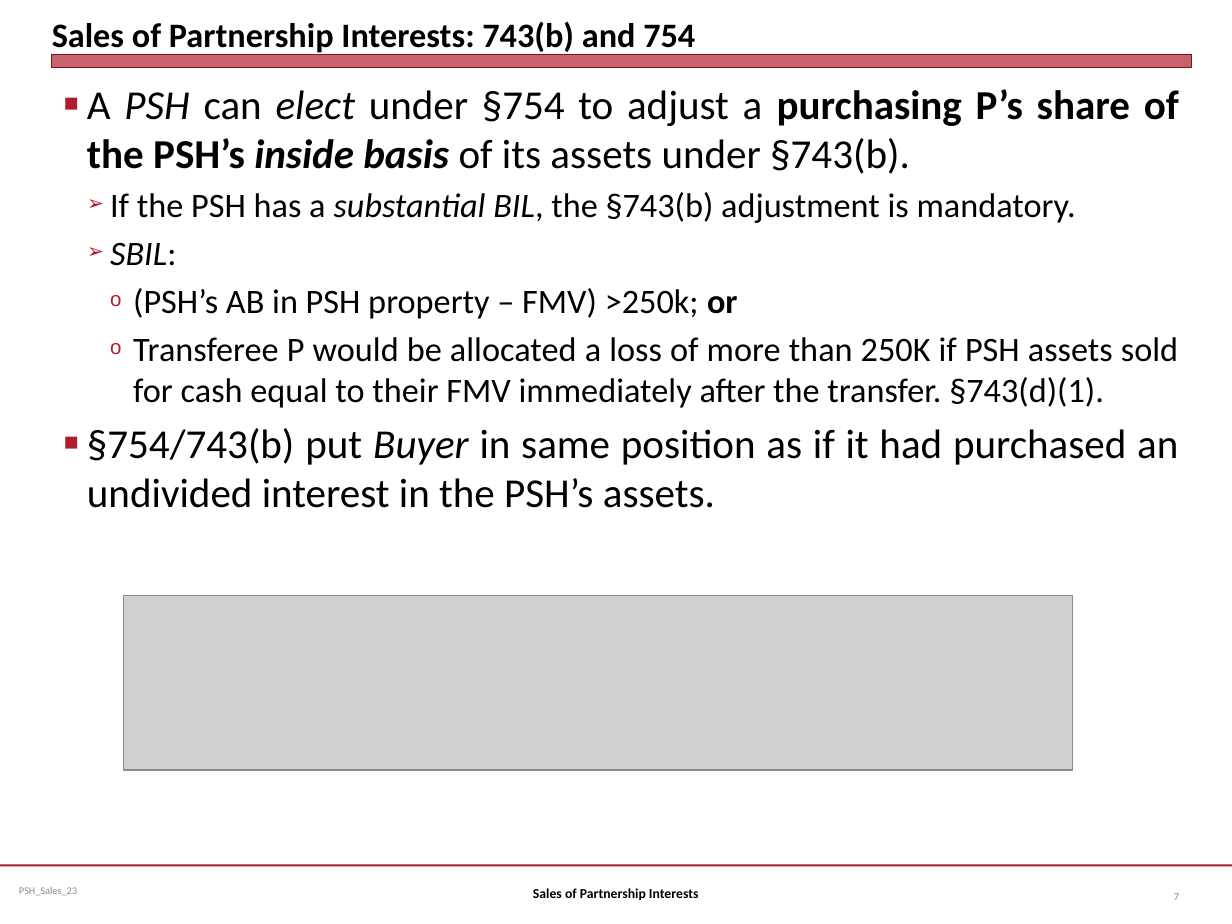
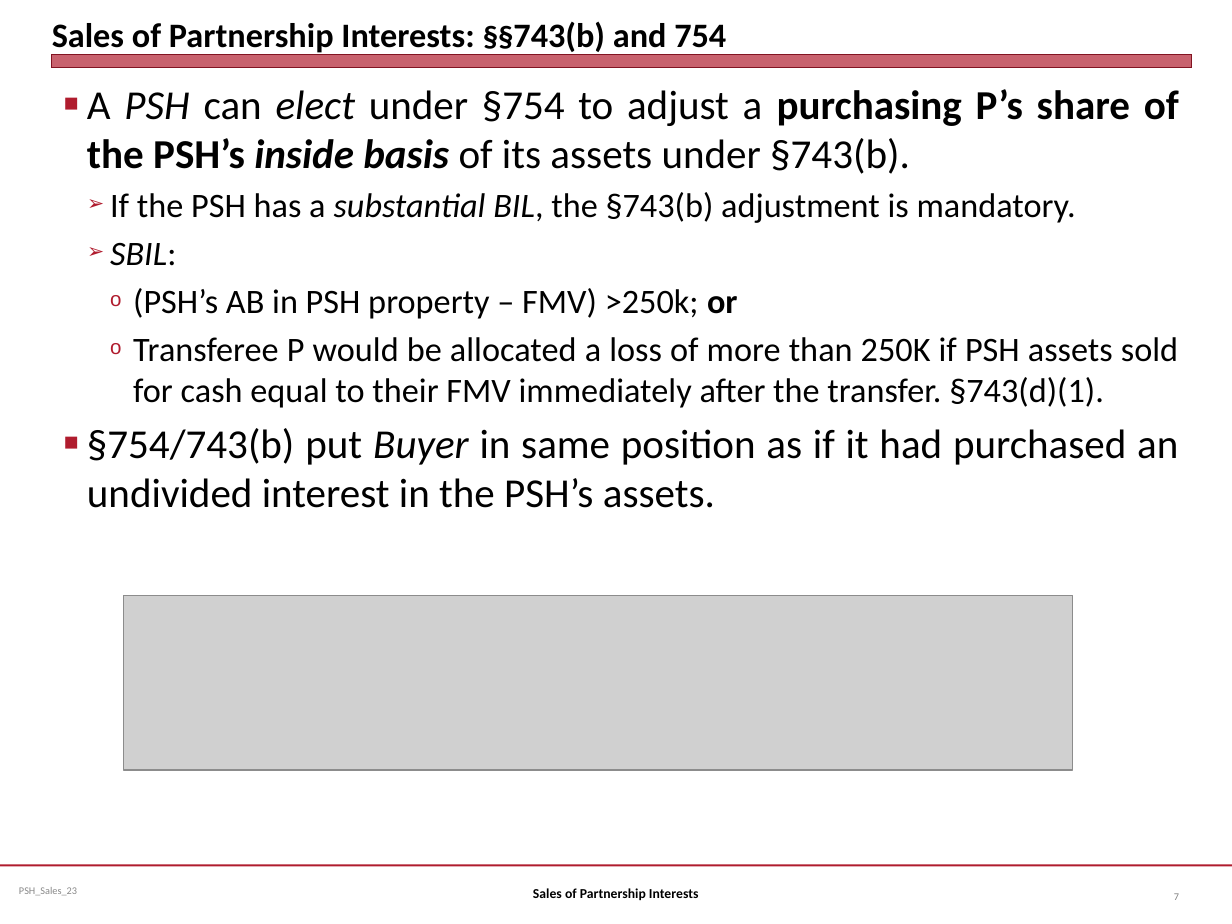
Before and after one commit to jmc877/Partnership-Tax, a slide deck: slide 7 of slides/PSH_Sales_23.pptx. Drawn at 1232x924 pixels with LibreOffice and Linux fonts; fonts in the diff are those of the drawing; grey boxes stand for pictures. Boxes give left, top, right and bottom in pixels: in the first picture for what was removed or moved away, otherwise in the second. Text is boxed around its words. In the diff, an @@ line names an element or a change of style, - is before the commit and + after.

```diff
--- a/slides/PSH_Sales_23.pptx
+++ b/slides/PSH_Sales_23.pptx
@@ title at (52,21,726,56): text changed @@
-Sales of Partnership Interests: 743(b) and 754
+Sales of Partnership Interests: §§743(b) and 754
```
Also in this commit, not shown: 7 other slides changed.
